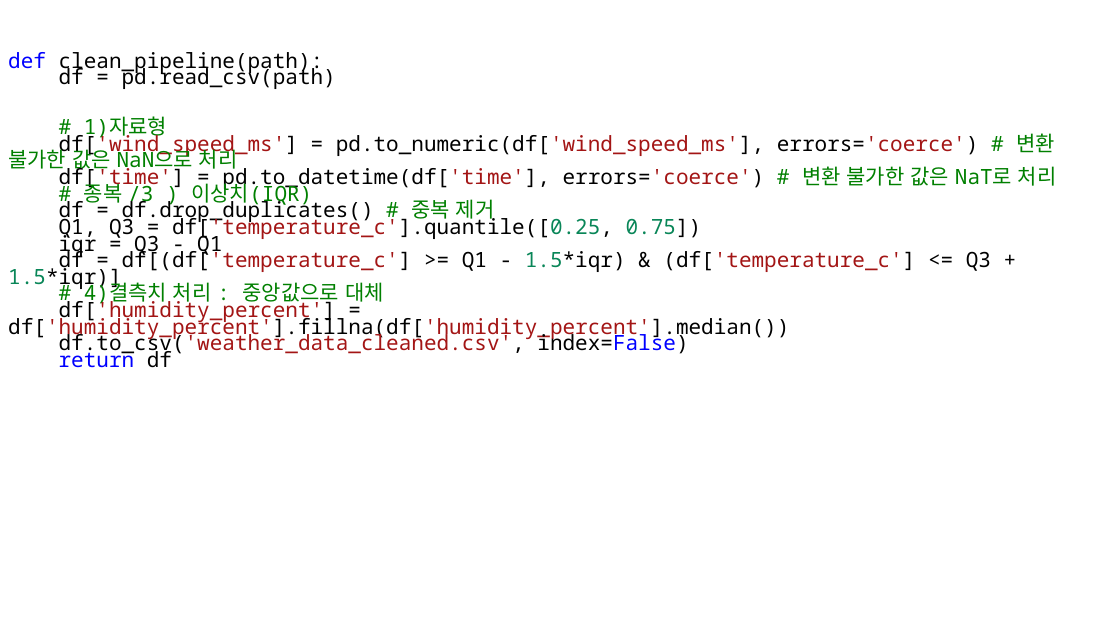
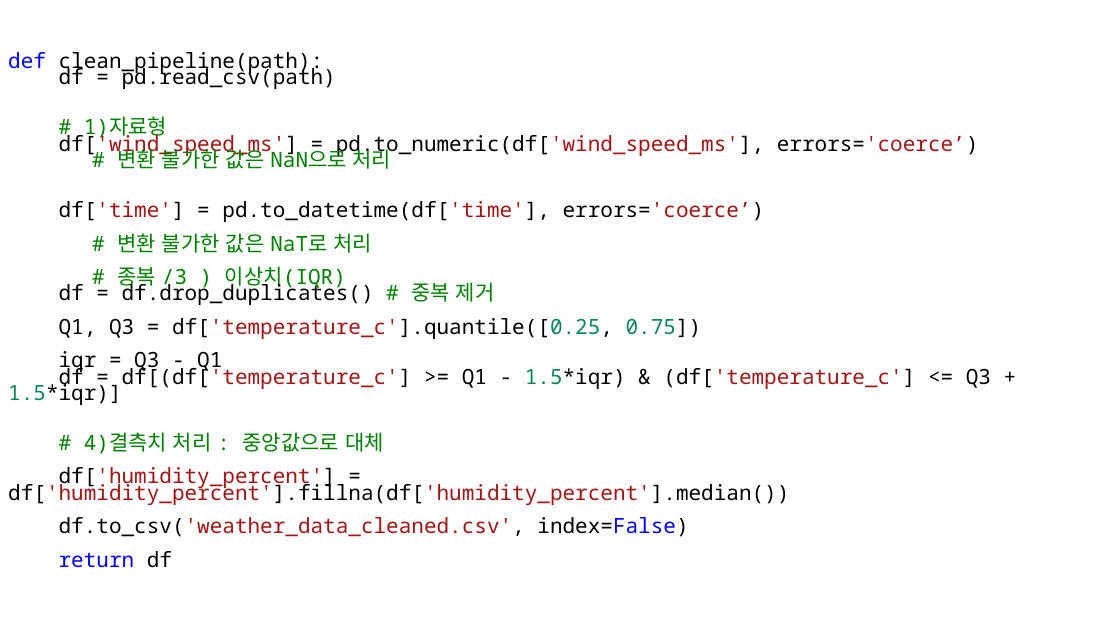
Before and after one commit to taesub0204/python, a slide deck: slide 19 of 반도체장비분석프로그래밍_python/천재성.pptx (slide 18 before the commit). Drawn at 1120x630 pixels with LibreOffice and Linux fonts; fonts in the diff are those of the drawing. Boxes give left, top, right and bottom in pixels: in the first picture for what was removed or moved away, otherwise in the second. Text is boxed around its words. In the diff, an @@ line names an element or a change of style, - is before the commit and + after.

```diff
--- a/반도체장비분석프로그래밍_python/천재성.pptx
+++ b/반도체장비분석프로그래밍_python/천재성.pptx
@@ text at (59, 131, 979, 253): text changed @@
-df['wind_speed_ms'] = pd.to_numeric(df['wind_speed_ms'], errors='coerce') # 변환 불가한 값은 NaN으로 처리
-df['time'] = pd.to_datetime(df['time'], errors='coerce') # 변환 불가한 값은 NaT로 처리
+df['wind_speed_ms'] = pd.to_numeric(df['wind_speed_ms'], errors='coerce’)
+# 변환 불가한 값은 NaN으로 처리
+df['time'] = pd.to_datetime(df['time'], errors='coerce’)
+# 변환 불가한 값은 NaT로 처리
```
Also in this commit, not shown: 8 other slides changed, 2 slides added, 2 other files.
